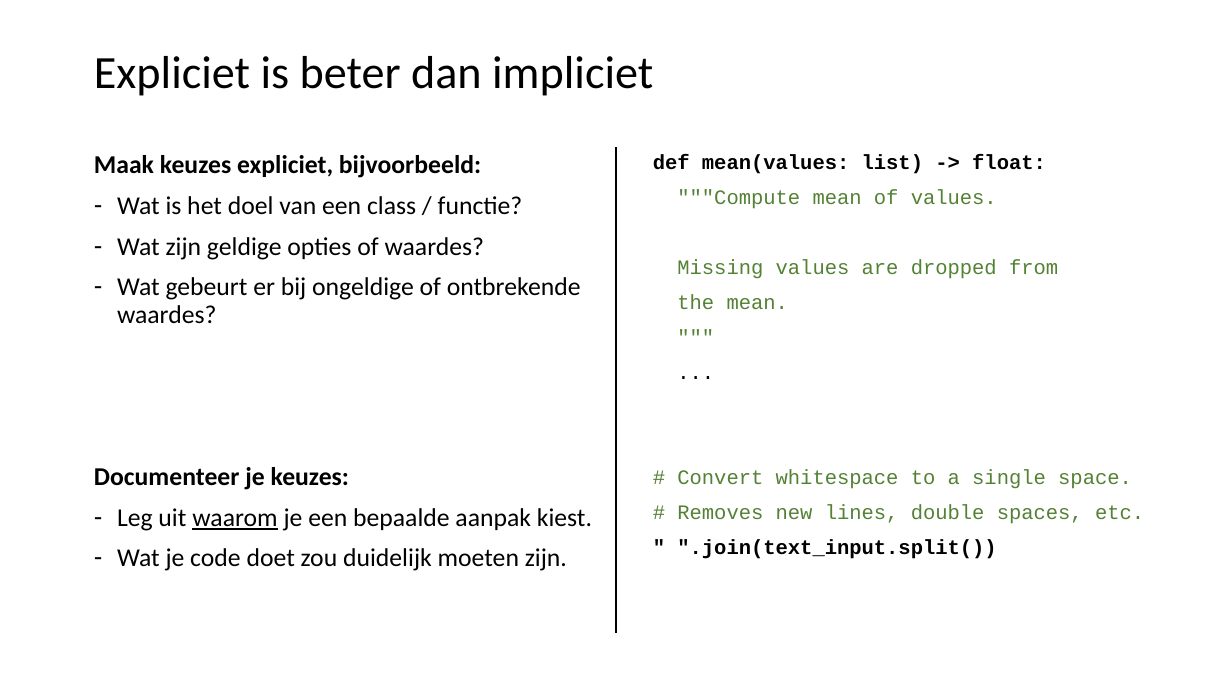
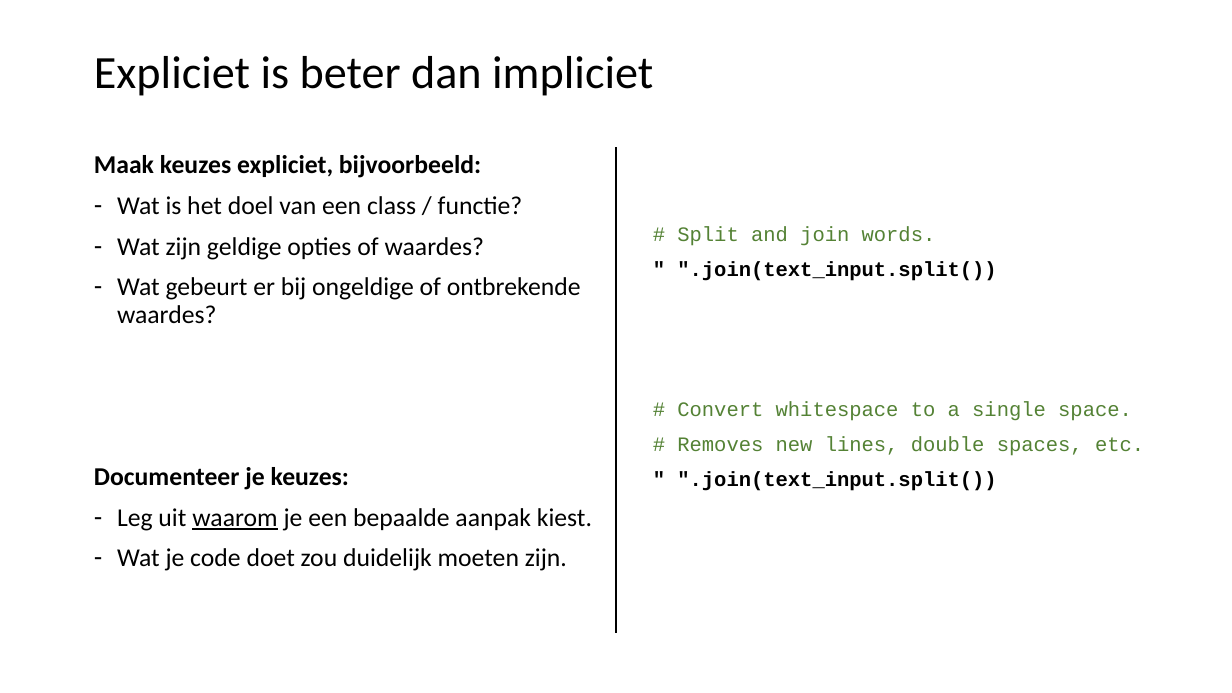
Before and after one commit to LFKoning/knowledge-sharing, a slide deck: slide 23 of python_course/2_production_code/python_cursus_2.pptx (slide 22 before the commit). Drawn at 1232x693 pixels with LibreOffice and Linux fonts; fonts in the diff are those of the drawing. Boxes give left, top, right and bottom in pixels: in the first picture for what was removed or moved away, otherwise in the second. Text is boxed around its words. In the diff, an @@ line names an element or a change of style, - is before the commit and + after.

```diff
--- a/python_course/2_production_code/python_cursus_2.pptx
+++ b/python_course/2_production_code/python_cursus_2.pptx
@@ text at (x1=677, y1=227, x2=996, y2=281): text changed; text colour #548235 to #000000; bold on @@
-def mean(values: list) -> float:
-"""Compute mean of values.
-Missing values are dropped from
-the mean.
-"""
-...
+# Split and join words.
+" ".join(text_input.split())
```
Also in this commit, not shown: 15 other slides changed, 1 slide added, 3 other files.
